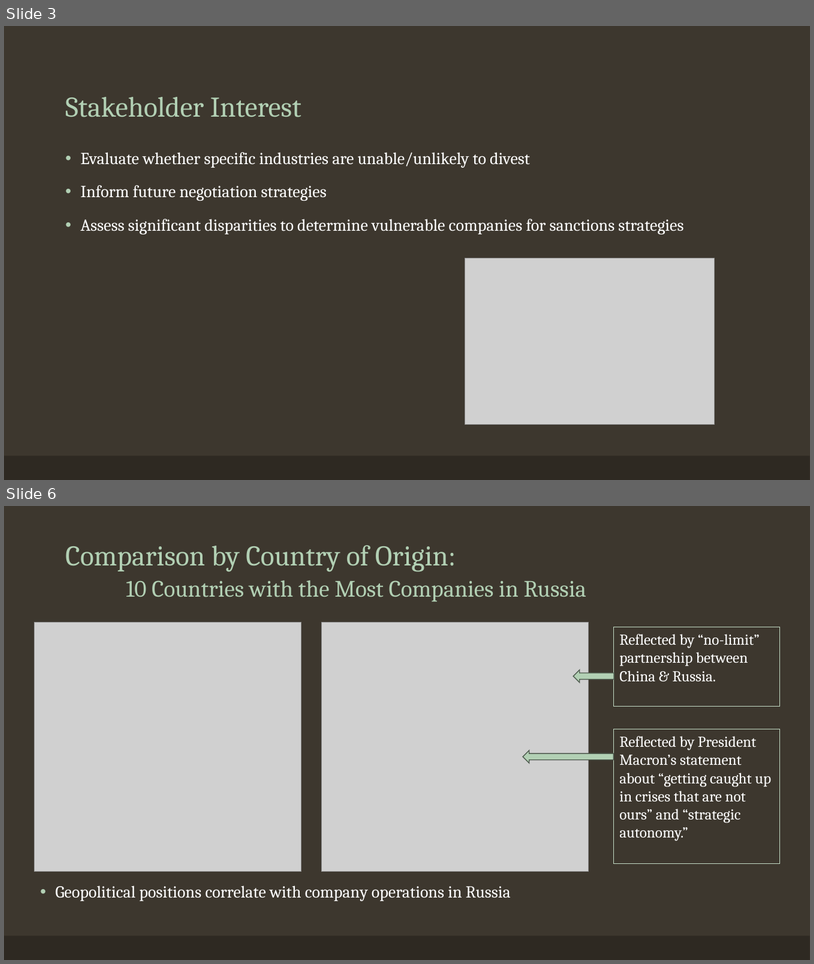
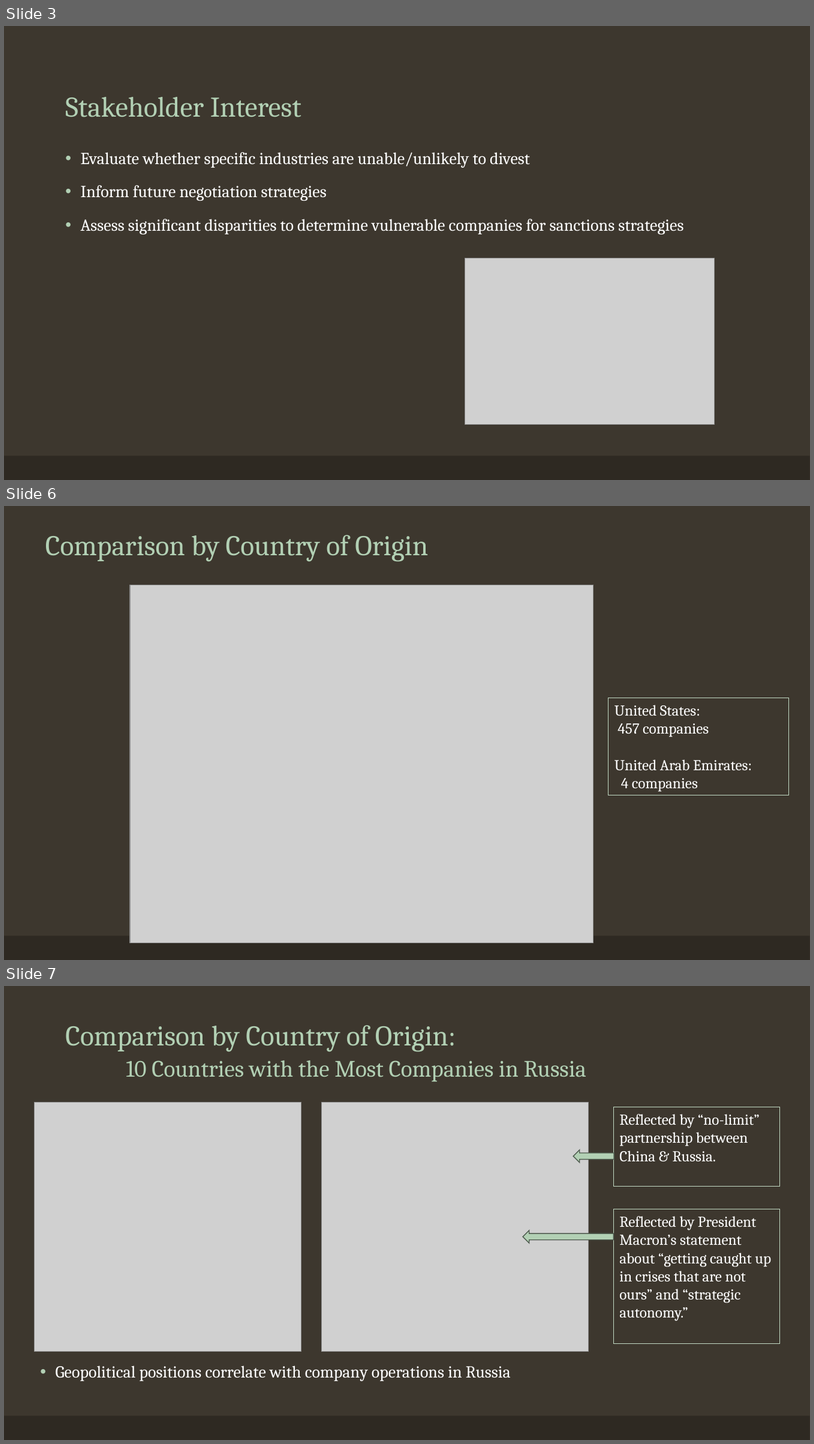
Before and after one commit to tralinde/companies_in_russia, a slide deck: ppt/Companies in Russia After Ukrainian Invasion.pptx. Shown one above the other, each under a label of ours: slides 3 and 6 before the commit, slides 3, 6 and 7 after it; the slides between them are not shown. The pictures are 814x964 and 814x1444 pixels, drawn with LibreOffice and Linux fonts; fonts in the diff are those of the drawing; grey boxes stand for pictures. Boxes give left, top, right and bottom in pixels: in the first picture for what was removed or moved away, otherwise in the second. Text is boxed around its words. In the diff, an @@ line names an element or a change of style, - is before the commit and + after.

```diff
--- a/ppt/Companies in Russia After Ukrainian Invasion.pptx
+++ b/ppt/Companies in Russia After Ukrainian Invasion.pptx
@@ slide 6 added at (4, 506, 810, 960), background #3D372E; not listed: 1 template element that a slide beside it also shows @@
@@ title added at (45, 535, 428, 561), 34 pt, text #B2D0B4 @@
+Comparison by Country of Origin
@@ picture added at (130, 585, 594, 943) @@
@@ rectangle added at (609, 698, 789, 796), outline #C3DBC5 0.75 pt, 18 pt, text #FFFFFF @@
+United States:
+457 companies
+United Arab Emirates:
+4 companies
@@ what was slide 6 is now slide 7 @@
```
Also in this commit, not shown: 3 slides changed, 14 other files.
